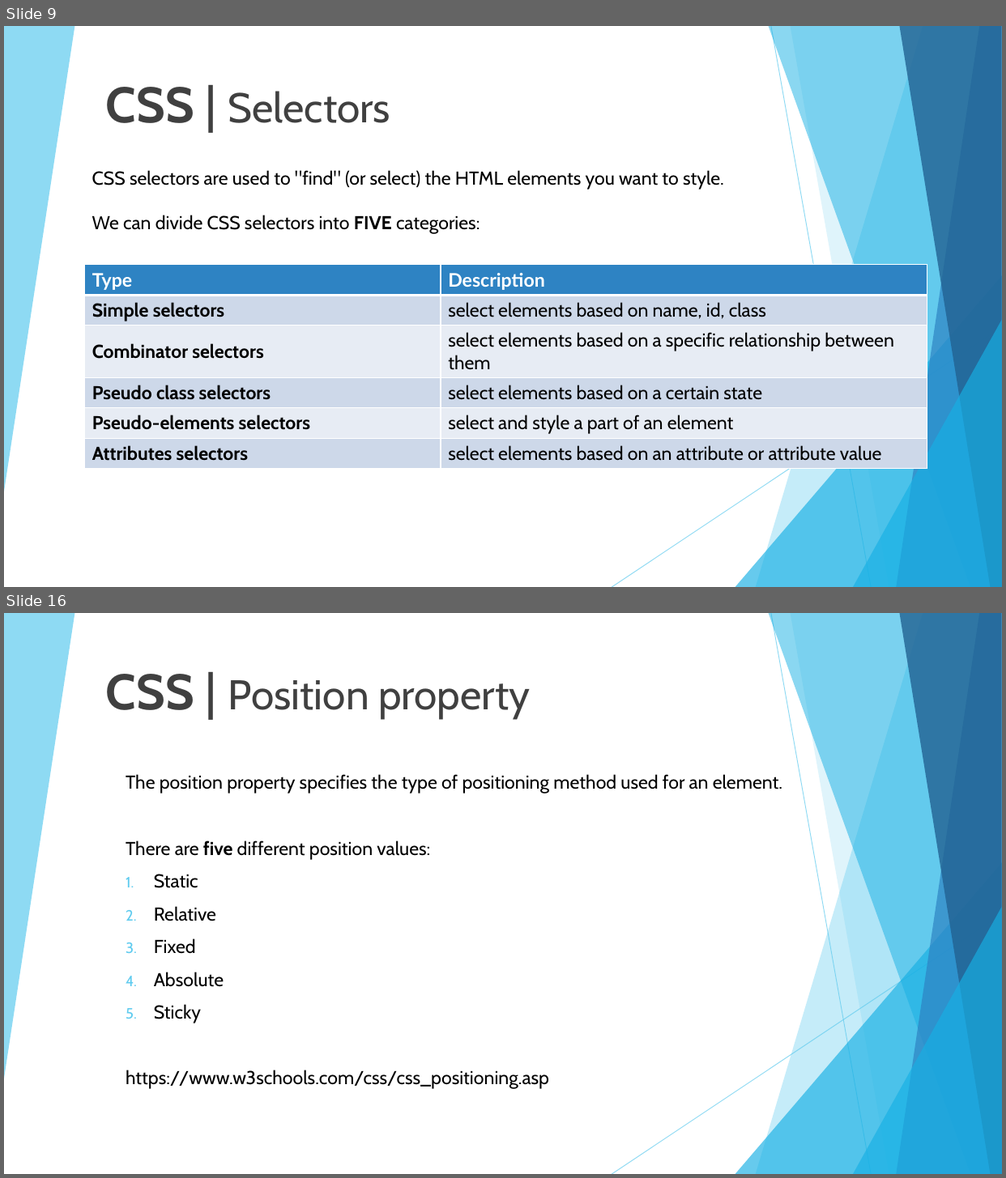
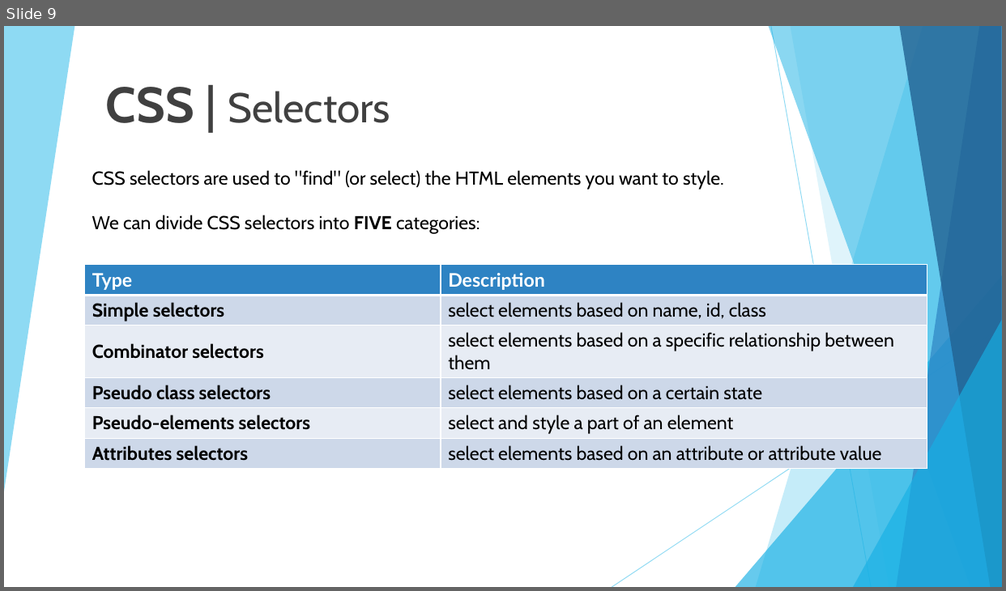
Before and after one commit to 01Primo/slides, a slide deck: 05_CSS.pptx. Shown one above the other, each under a label of ours: slides 9 and 16 before the commit, slide 9 after it; the slides between them are not shown. The pictures are 1006x1178 and 1006x591 pixels, drawn with LibreOffice and Linux fonts; fonts in the diff are those of the drawing. Boxes give left, top, right and bottom in pixels: in the first picture for what was removed or moved away, otherwise in the second. Text is boxed around its words. In the diff, an @@ line names an element or a change of style, - is before the commit and + after.

```diff
--- a/05_CSS.pptx
+++ b/05_CSS.pptx
@@ slide 16 removed at (4, 613, 1002, 1174), background #FFFFFF; not listed: 10 template elements that a slide beside it also shows @@
@@ text removed at (106, 674, 530, 718) @@
-CSS | Position property
@@ subtitle removed at (126, 774, 782, 1089) @@
-The position property specifies the type of positioning method used for an element.
-There are five different position values:
-1. Static
-2. Relative
-3. Fixed
-4. Absolute
-5. Sticky
-https://www.w3schools.com/css/css_positioning.asp
```
Also in this commit, not shown: 5 slides changed, 13 slides added, 1 other slide removed.
